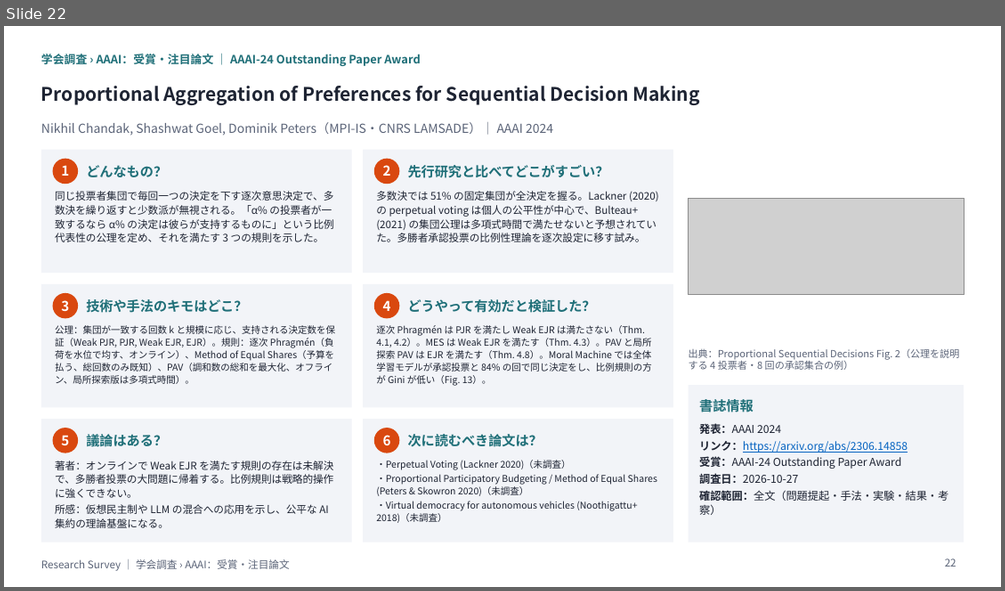
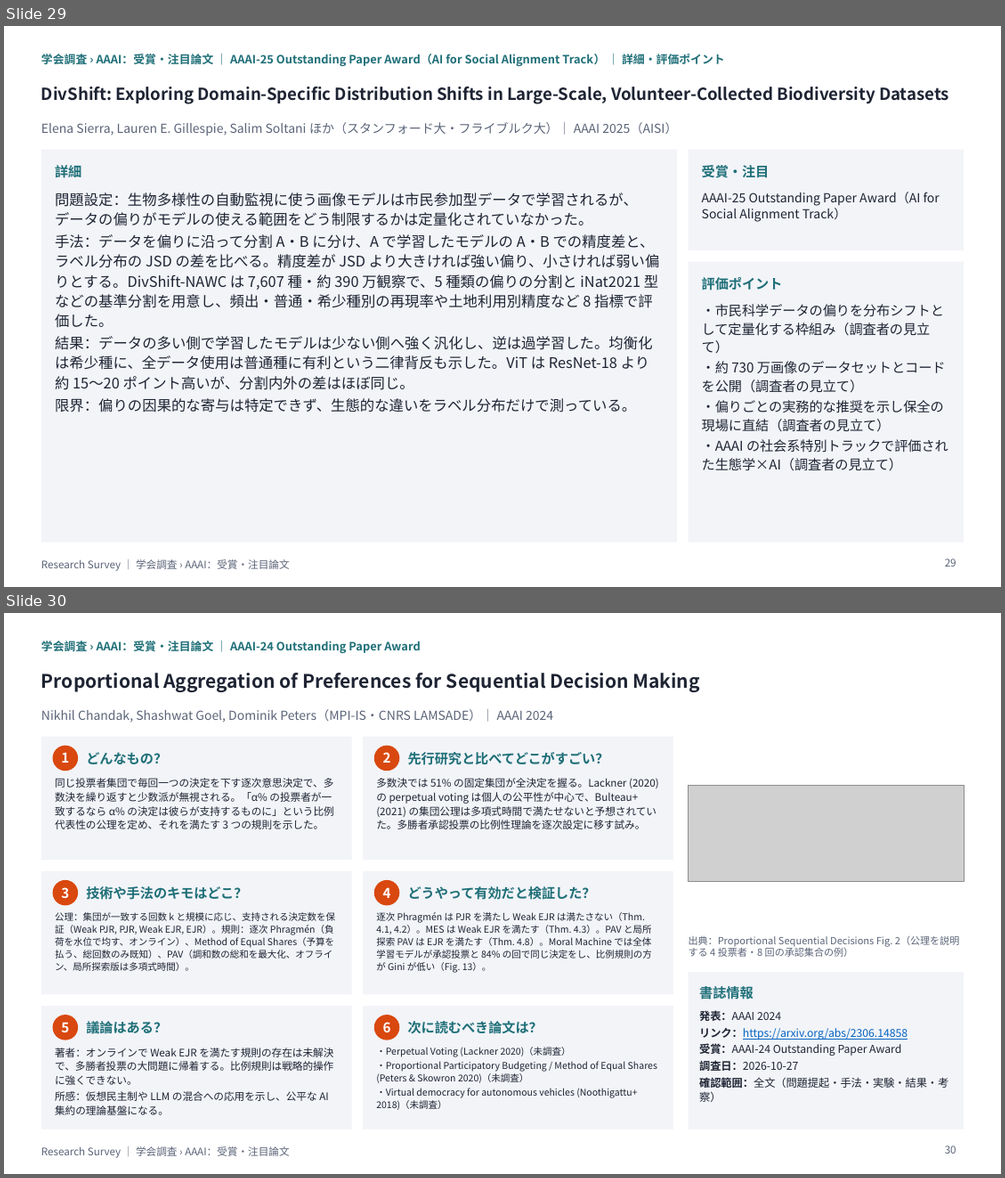
Before and after one commit to create-alt/researches, a slide deck: aaai/aaai.pptx. Shown one above the other, each under a label of ours: slide 22 before the commit, slides 29 and 30 after it. The pictures are 1005x591 and 1005x1178 pixels, drawn with LibreOffice and Linux fonts; fonts in the diff are those of the drawing; grey boxes stand for pictures. Boxes give left, top, right and bottom in pixels: in the first picture for what was removed or moved away, otherwise in the second. Text is boxed around its words. In the diff, an @@ line names an element or a change of style, - is before the commit and + after.

```diff
--- a/aaai/aaai.pptx
+++ b/aaai/aaai.pptx
@@ slide 29 added at <box>4,26,1001,587</box>, background #FFFFFF @@
@@ text added at <box>41,54,725,66</box>, 11 pt, text #1F6F78, bold @@
+学会調査 › AAAI：受賞・注目論文 ｜ AAAI-25 Outstanding Paper Award（AI for Social Alignment Track） ｜ 詳細・評価ポイント
@@ text added at <box>41,87,949,104</box>, 16 pt, text #1E2433, bold @@
+DivShift: Exploring Domain-Specific Distribution Shifts in Large-Scale, Volunteer-Collected Biodiversity Datasets
@@ text added at <box>41,122,677,135</box>, 12 pt, text #5B6478 @@
+Elena Sierra, Lauren E. Gillespie, Salim Soltani ほか（スタンフォード大・フライブルク大）｜ AAAI 2025（AISI）
@@ rectangle added at <box>41,150,677,542</box>, fill #F2F4F8 @@
@@ rectangle added at <box>688,150,963,250</box>, fill #F2F4F8 @@
@@ text added at <box>55,162,81,180</box>, 13 pt, text #1F6F78, bold @@
+詳細
@@ text added at <box>702,165,769,178</box>, 13 pt, text #1F6F78, bold @@
+受賞・注目
@@ text added at <box>55,192,660,412</box>, 14 pt, text #1E2433 @@
+問題設定：生物多様性の自動監視に使う画像モデルは市民参加型データで学習されるが、データの偏りがモデルの使える範囲をどう制限するかは定量化されていなかった。
+手法：データを偏りに沿って分割 A・B に分け、A で学習したモデルの A・B での精度差と、ラベル分布の JSD の差を比べる。精度差が JSD より大きければ強い偏り、小さければ弱い偏りとする。DivShift-NAWC は 7,607 種・約 390 万観察で、5 種類の偏りの分割と iNat2021 型などの基準分割を用意し、頻出・普通・希少種別の再現率や土地利用別精度など 8 指標で評価した。
+結果：データの多い側で学習したモデルは少ない側へ強く汎化し、逆は過学習した。均衡化は希少種に、全データ使用は普通種に有利という二律背反も示した。ViT は ResNet-18 より約 15〜20 ポイント高いが、分割内外の差はほぼ同じ。
+限界：偏りの因果的な寄与は特定できず、生態的な違いをラベル分布だけで測っている。
@@ text added at <box>702,192,939,222</box>, 12 pt, text #1E2433 @@
+AAAI-25 Outstanding Paper Award（AI for Social Alignment Track）
@@ rectangle added at <box>688,262,963,542</box>, fill #F2F4F8 @@
@@ text added at <box>702,277,783,290</box>, 13 pt, text #1F6F78, bold @@
+評価ポイント
@@ text added at <box>702,304,948,471</box>, 13 pt, text #1E2433 @@
+・市民科学データの偏りを分布シフトとして定量化する枠組み（調査者の見立て）
+・約 730 万画像のデータセットとコードを公開（調査者の見立て）
+・偏りごとの実務的な推奨を示し保全の現場に直結（調査者の見立て）
+・AAAI の社会系特別トラックで評価された生態学×AI（調査者の見立て）
@@ text added at <box>41,559,289,571</box>, 10 pt, text #5B6478 @@
+Research Survey ｜ 学会調査 › AAAI：受賞・注目論文
@@ page number added at <box>945,558,956,566</box>, 10 pt, text #5B6478 @@
+29
@@ what was slide 22 is now slide 30 @@
@@ page number at <box>945,1145,956,1153</box>: text changed @@
-22
+30
```
Also in this commit, not shown: 5 slides changed, 7 other slides added, 9 other files.
